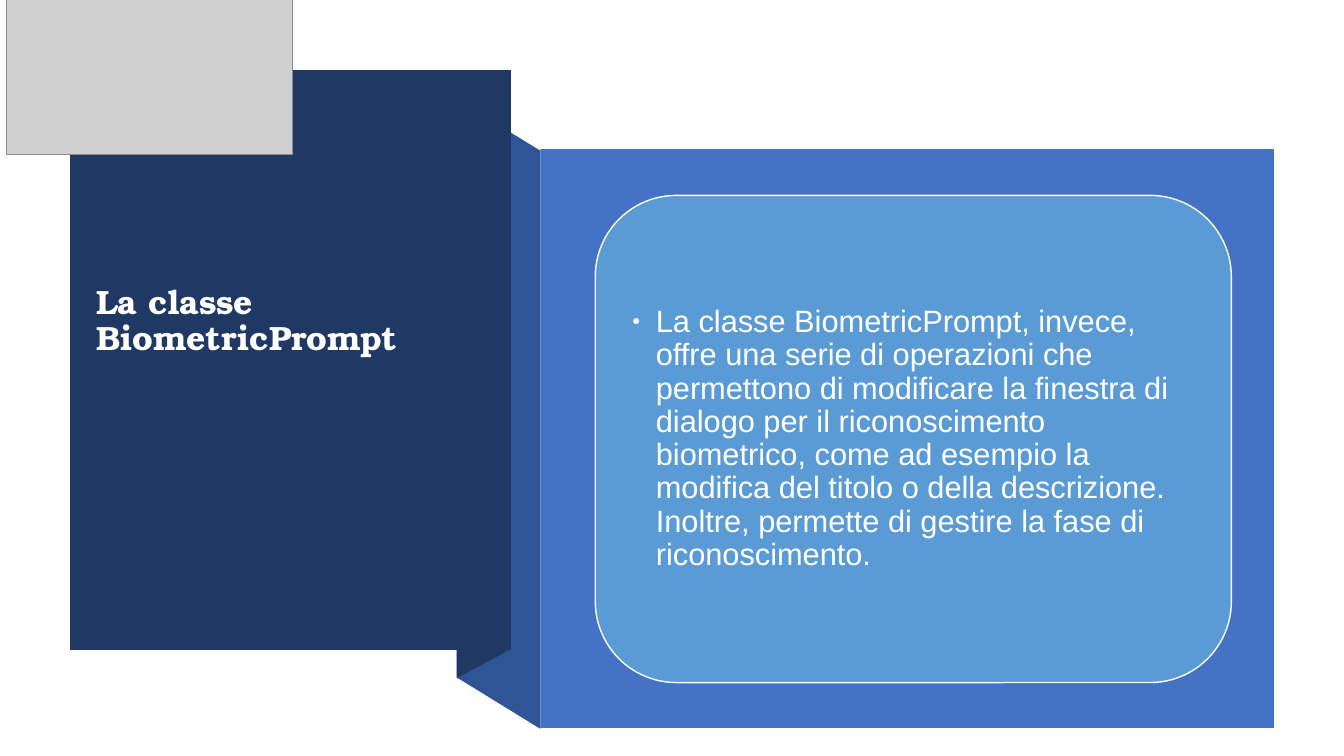
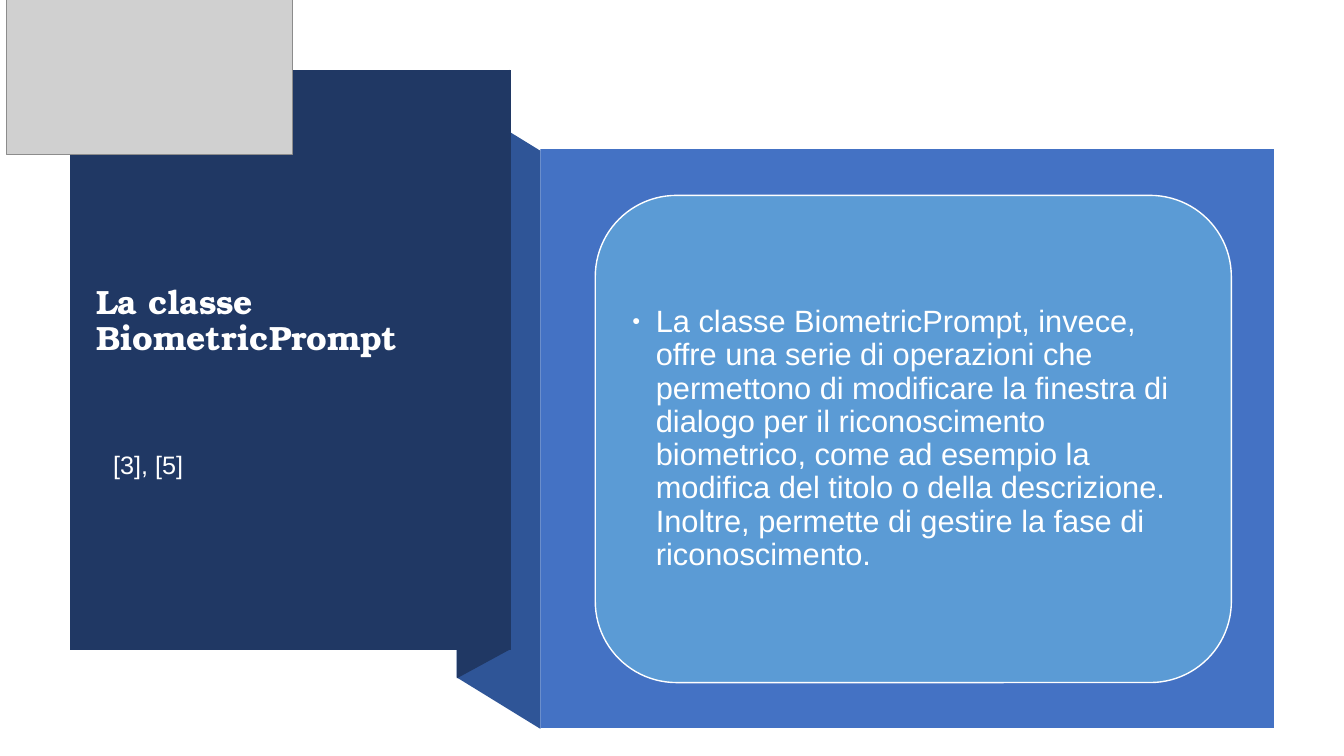
Before and after one commit to Torkin1/biometric_prompt_WALL-E, a slide deck: slide 4 of Introduzione Classi.odp. Drawn at 1344x756 pixels with LibreOffice and Linux fonts; fonts in the diff are those of the drawing; grey boxes stand for pictures. Boxes give left, top, right and bottom in pixels: in the first picture for what was removed or moved away, otherwise in the second. Text is boxed around its words. In the diff, an @@ line names an element or a change of style, - is before the commit and + after.

```diff
--- a/Introduzione Classi.odp
+++ b/Introduzione Classi.odp
@@ text added at box(113, 455, 183, 480), 18 pt, text #FFFFFF @@
+[3], [5]
```
Also in this commit, not shown: 5 other slides changed, 4 other files.
